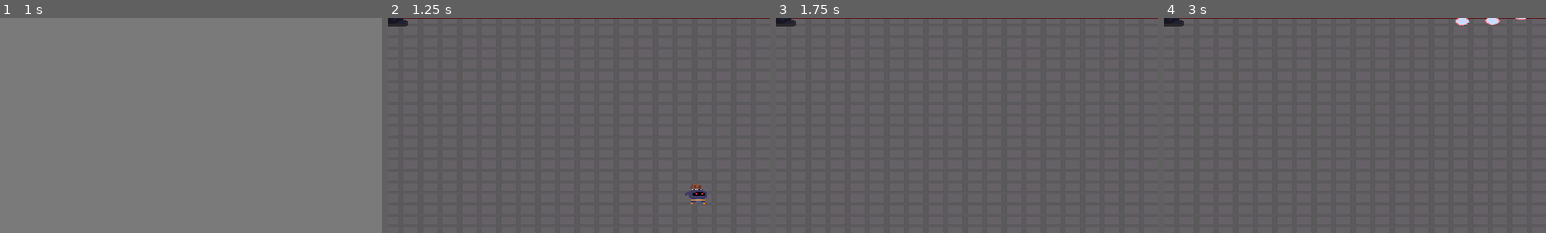
Above: before the commit, frames 1-4 (left to right).
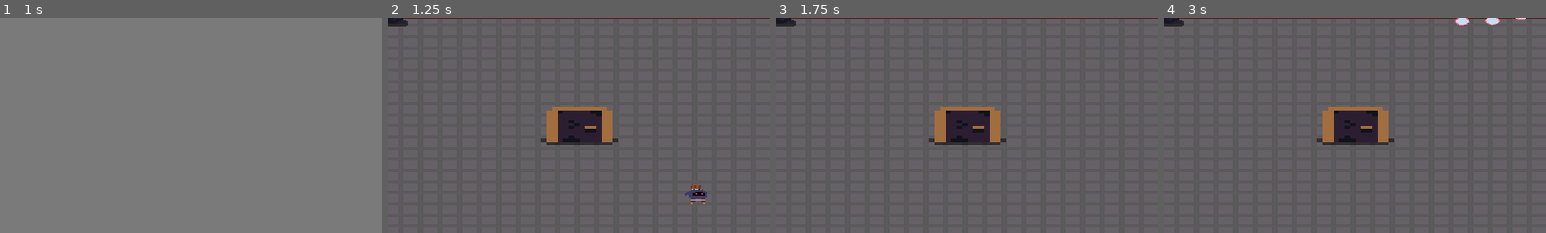
Above: after the commit, the same moments.

Repository: Arssin/Bullet_Hell_Jam
Game: Godot game, scene res://scenes/main_scene.tscn
The game is run twice, just before and just after one commit, with the same random seed, the same clock (stepped at 60 frames per second) and the same inputs.
Inputs (mouse positions are % of the whole screen's width and height, from its top left):
- Up to frame 1 (1 s): click "Start" at 0.5 s
- Up to frame 2 (1.25 s): no input
- Up to frame 3 (1.75 s): move the mouse to (72, 45) at 1.27 s; hold D (move_right) from 1.28 s (still down); click (72, 45) at 1.35 s
- Up to frame 4 (3 s): move the mouse to (30, 55) at 2.02 s; release D (move_right) at 2.03 s; hold S (move_down) 2.03-2.78 s; tap Space (dash) at 2.1 s; move the mouse to (60, 28) at 2.77 s; hold D (move_right) from 2.78 s (still down); tap E (player_action) at 2.85 s
The pictures show only the part of the screen within x 10-60%, y 30-80%; the shares and areas given below are measured in that part.

Frame 1 is identical in both runs. In frame 2, 3.1% of the frame differs, in the area x 40-61%, y 41-60%; in frame 3, 3.1%; in frame 4, 3.1%.

Commit message:
collider fix

Diff:
--- a/scenes/Level1.tscn
+++ b/scenes/Level1.tscn
@@ -176,6 +176,7 @@
 position_smoothing_speed = 1000.0
 
 [node name="Player" parent="." instance=ExtResource("2_jqof1")]
+z_index = 0
 position = Vector2(658, 357)
 scale = Vector2(1.6, 1.6)
 
@@ -186,16 +187,6 @@
 offset_right = 702.0
 offset_bottom = 259.0
 text = "BOSS DIED!"
-
-[node name="Doors" type="Node2D" parent="."]
-visible = false
-position = Vector2(-19, 67)
-
-[node name="Doors" parent="Doors" instance=ExtResource("5_dm1nn")]
-position = Vector2(581, 185)
-
-[node name="Doors2" parent="Doors" instance=ExtResource("5_dm1nn")]
-position = Vector2(765, 185)
 
 [node name="Node" type="Node2D" parent="."]
 position = Vector2(658, 14)
@@ -259,4 +250,18 @@
 position = Vector2(405, 86)
 scale = Vector2(2, 2)
 
+[node name="Doors2" parent="." instance=ExtResource("5_dm1nn")]
+position = Vector2(562, 252)
+scale = Vector2(2.25, 2.25)
+
+[node name="Doors" type="Node2D" parent="."]
+visible = false
+position = Vector2(-19, 67)
+
+[node name="Doors" parent="Doors" instance=ExtResource("5_dm1nn")]
+position = Vector2(581, 185)
+
+[node name="Doors2" parent="Doors" instance=ExtResource("5_dm1nn")]
+position = Vector2(765, 185)
+
 [connection signal="boss_died" from="Totem" to="." method="_on_totem_boss_died"]
--- a/scripts/Level1.gd
+++ b/scripts/Level1.gd
@@ -4,6 +4,8 @@
 @onready var label_test: Label = $LabelTest
 @onready var doors: Node = $Doors
 
+func _ready():
+	pass
 
 func _on_totem_boss_died() -> void:
 	$Node.queue_free()
@@ -11,9 +13,12 @@
 	show_doors()
 
 func show_doors():
-	var doorsChildren = doors.get_children()
+	var doorsChildren = $Doors.get_children()
 
 	for door in doorsChildren:
+		print(door.is_colliding)
 		door.colide_on()
+		print(door.is_colliding)
 
+	print($Doors/Doors.is_colliding)
 	$Doors.show()
--- a/scripts/doors.gd
+++ b/scripts/doors.gd
@@ -9,6 +9,7 @@
 
 var my_random_number_positive: int
 var my_random_number_negative: int
+@export var is_colliding = false
 
 func _ready() -> void:
 	my_random_number_positive = rng.randi_range(0, 1)
@@ -47,4 +48,5 @@
 		%Label.hide()
 
 func colide_on():
+	is_colliding = true
 	$StaticBody2D/CollisionShape2D.disabled = false
